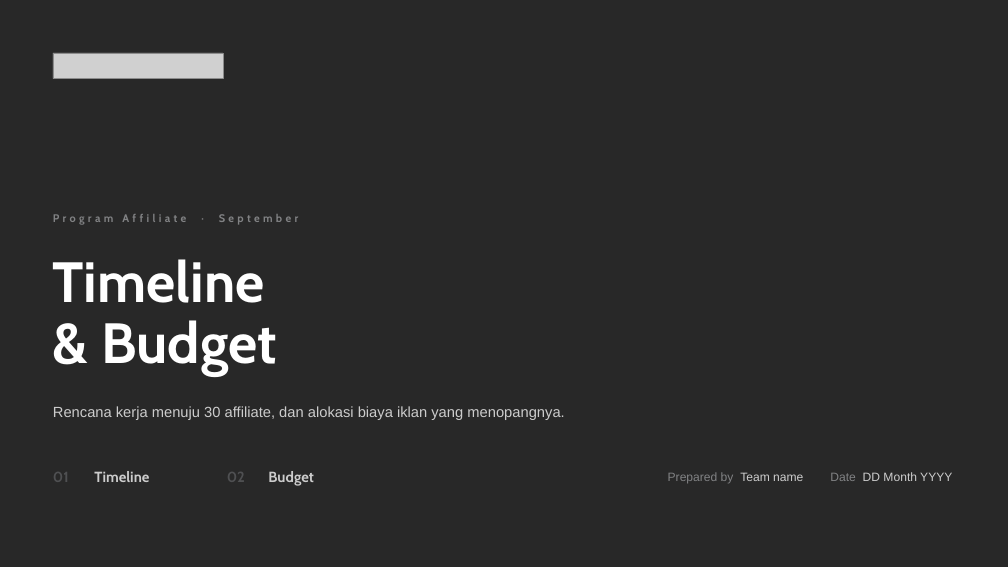
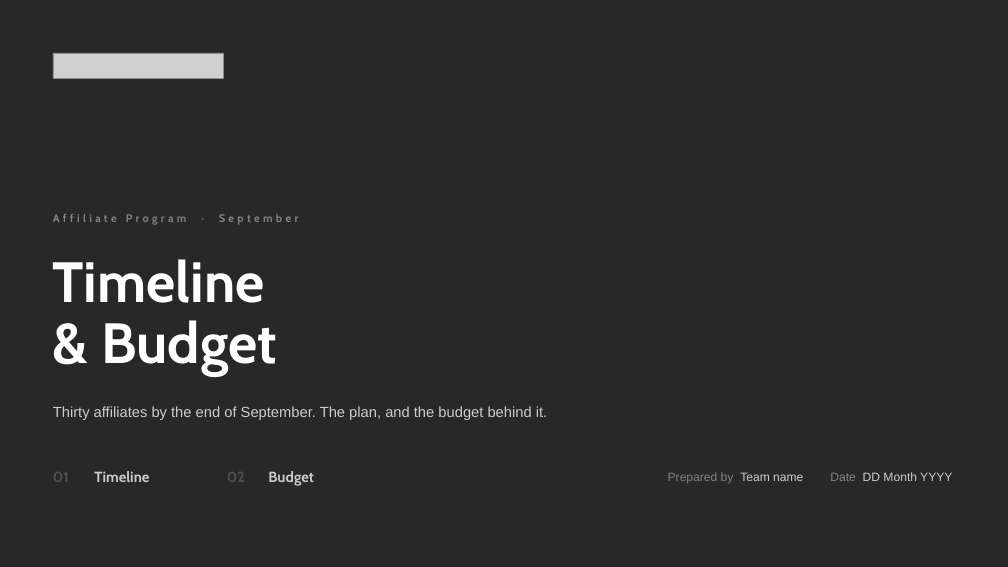
Before and after one commit to aslihabnuri/Dom-Manipulation, a slide deck: slide 1 of toni-black/presentation/ToniBlack_Timeline_Budget.pptx. Drawn at 1008x567 pixels with LibreOffice and Linux fonts; fonts in the diff are those of the drawing; grey boxes stand for pictures. Boxes give left, top, right and bottom in pixels: in the first picture for what was removed or moved away, otherwise in the second. Text is boxed around its words. In the diff, an @@ line names an element or a change of style, - is before the commit and + after.

```diff
--- a/toni-black/presentation/ToniBlack_Timeline_Budget.pptx
+++ b/toni-black/presentation/ToniBlack_Timeline_Budget.pptx
@@ text at [53, 214, 299, 225]: text changed @@
-Program Affiliate · September
+Affiliate Program · September
@@ text at [53, 406, 547, 420]: text changed @@
-Rencana kerja menuju 30 affiliate, dan alokasi biaya iklan yang menopangnya.
+Thirty affiliates by the end of September. The plan, and the budget behind it.
```
Also in this commit, not shown: 2 other slides changed, 3 other files.
